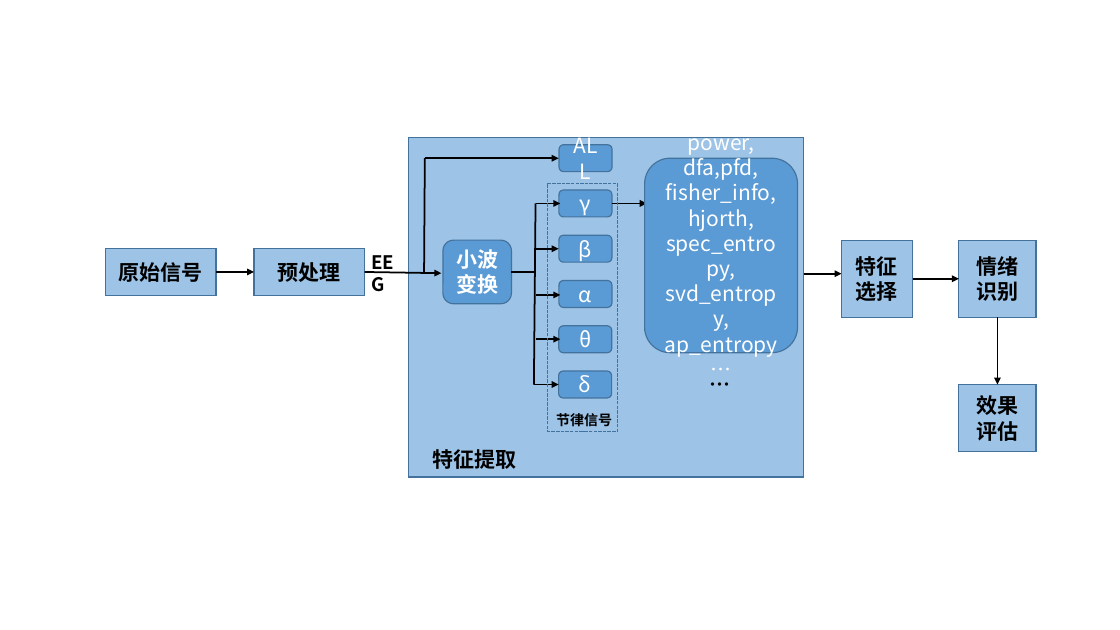
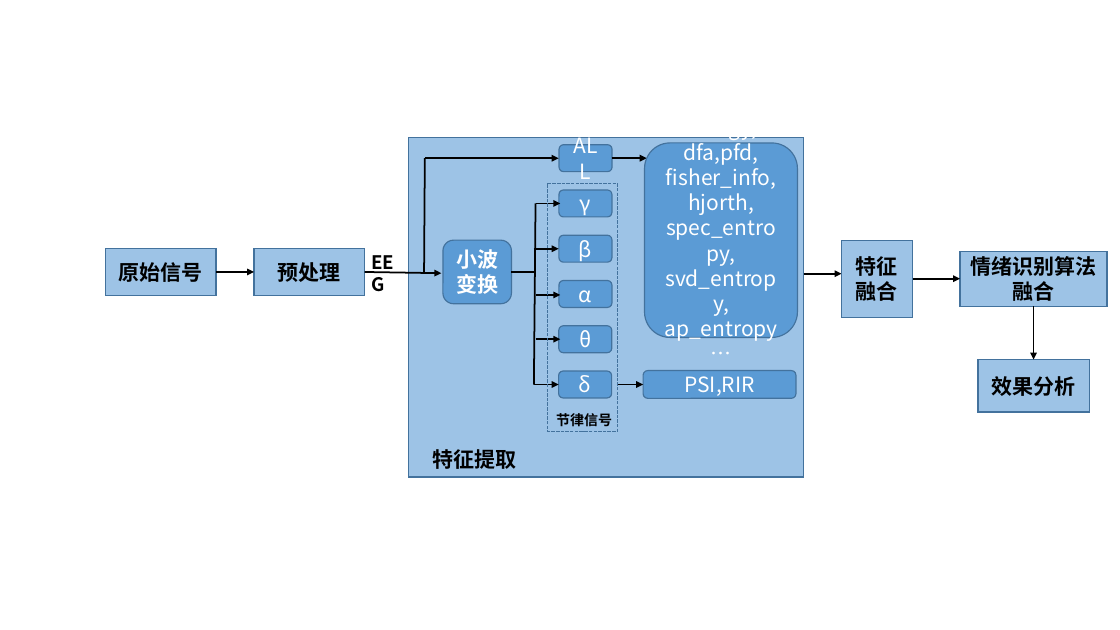
Before and after one commit to wandouqiang/-, a slide deck: slide 2 of 图集.pptx. Drawn at 1120x630 pixels with LibreOffice and Linux fonts; fonts in the diff are those of the drawing. Boxes give left, top, right and bottom in pixels: in the first picture for what was removed or moved away, otherwise in the second. Text is boxed around its words. In the diff, an @@ line names an element or a change of style, - is before the commit and + after.

```diff
--- a/图集.pptx
+++ b/图集.pptx
@@ rounded rectangle "energy," moved from (x1=644, y1=158, x2=797, y2=353) to (x1=644, y1=143, x2=797, y2=338) @@
@@ text in rounded rectangle at (x1=685, y1=137, x2=757, y2=140): text changed @@
-power,
+energy,
@@ arrow moved from (612, 203) - (647, 203) to (612, 158) - (647, 158) @@
@@ rectangle "情绪识别算法融合" resized from (x1=960, y1=240, x2=1037, y2=318) to (x1=960, y1=251, x2=1107, y2=307) @@
@@ text in rectangle at (x1=970, y1=256, x2=1096, y2=301): text changed @@
-情绪识别
+情绪识别算法融合
@@ text in rectangle at (x1=856, y1=281, x2=898, y2=301): text changed @@
-选择
+融合
@@ arrow moved from (997, 318) - (997, 385) to (1033, 307) - (1033, 360) @@
@@ arrow added from (618, 385) to (644, 385), #000000 1.5 pt @@
@@ rounded rectangle added at (x1=644, y1=371, x2=797, y2=398), fill #5B9BD5, outline #43739E 1 pt, 18 pt, text #FFFFFF @@
+PSI,RIR
@@ text removed at (x1=702, y1=368, x2=742, y2=402) @@
-…
@@ rectangle "效果分析" resized from (x1=960, y1=385, x2=1037, y2=452) to (x1=978, y1=360, x2=1089, y2=413) @@
@@ text in rectangle at (x1=992, y1=376, x2=1076, y2=396): text changed @@
-效果评估
+效果分析
```
Also in this commit, not shown: 2 other slides changed, 2 slides added, 1 slide removed, 9 other files.
